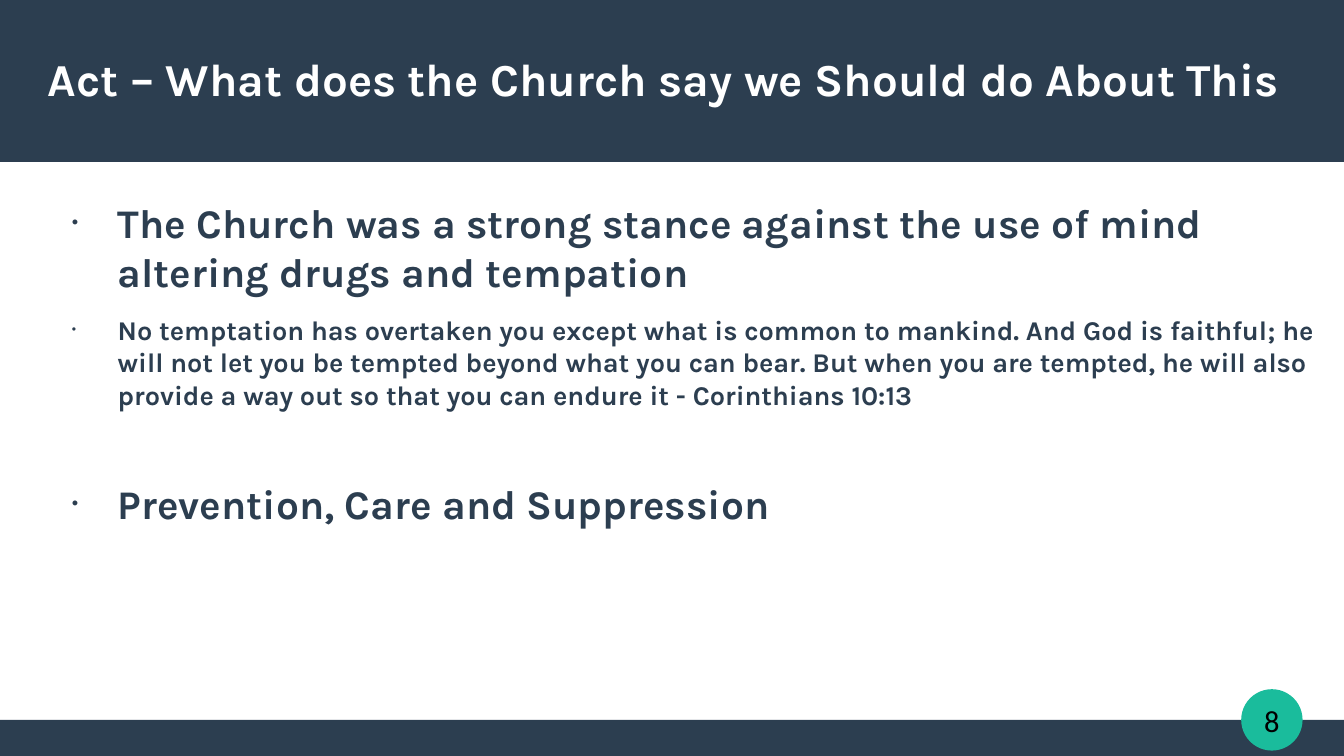
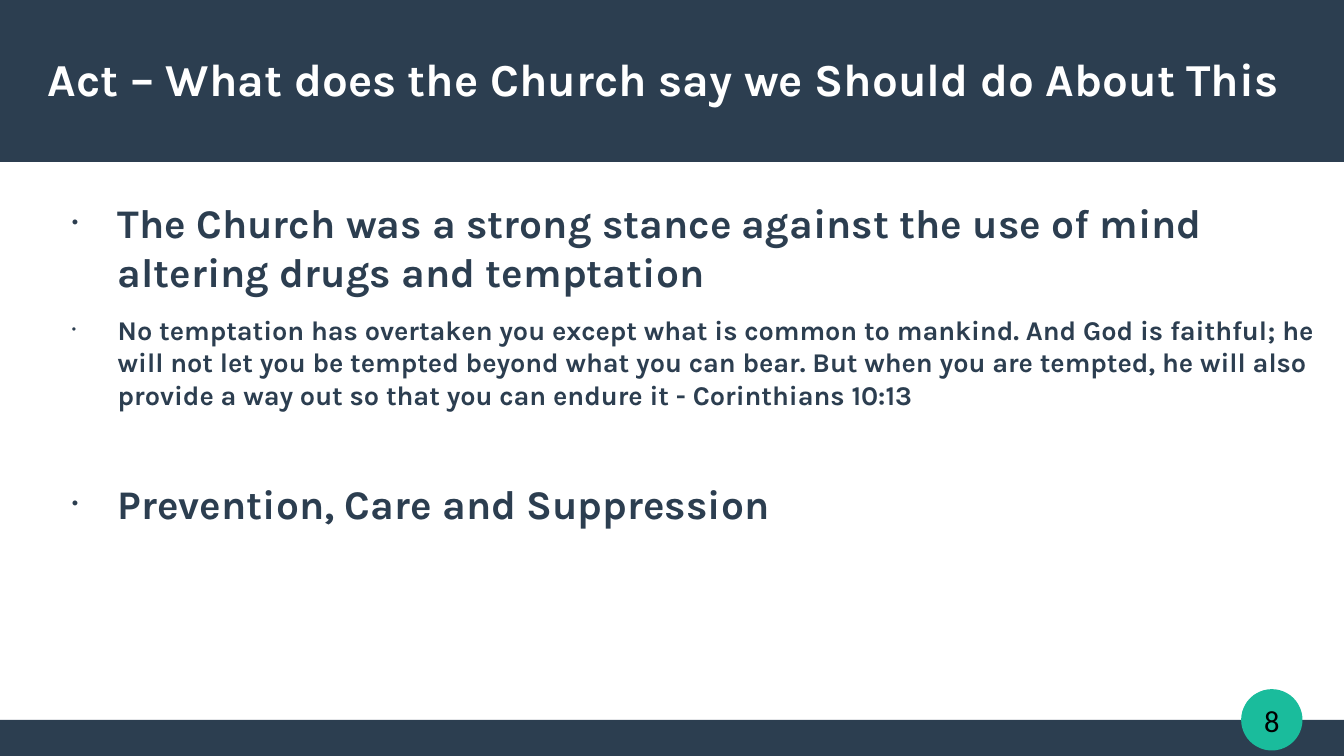
Before and after one commit to CrypticEntity/schoolwork9-10, a slide deck: slide 8 of Religion/t4 assesment.pptx. Drawn at 1344x756 pixels with LibreOffice and Linux fonts; fonts in the diff are those of the drawing. Boxes give left, top, right and bottom in pixels: in the first picture for what was removed or moved away, otherwise in the second. Text is boxed around its words. In the diff, an @@ line names an element or a change of style, - is before the commit and + after.

```diff
--- a/Religion/t4 assesment.pptx
+++ b/Religion/t4 assesment.pptx
@@ text at [118, 209, 1202, 297]: text changed @@
-• The Church was a strong stance against the use of mind altering drugs and tempation
+• The Church was a strong stance against the use of mind altering drugs and temptation
```
Also in this commit, not shown: 3 other slides changed, 7 other files.
